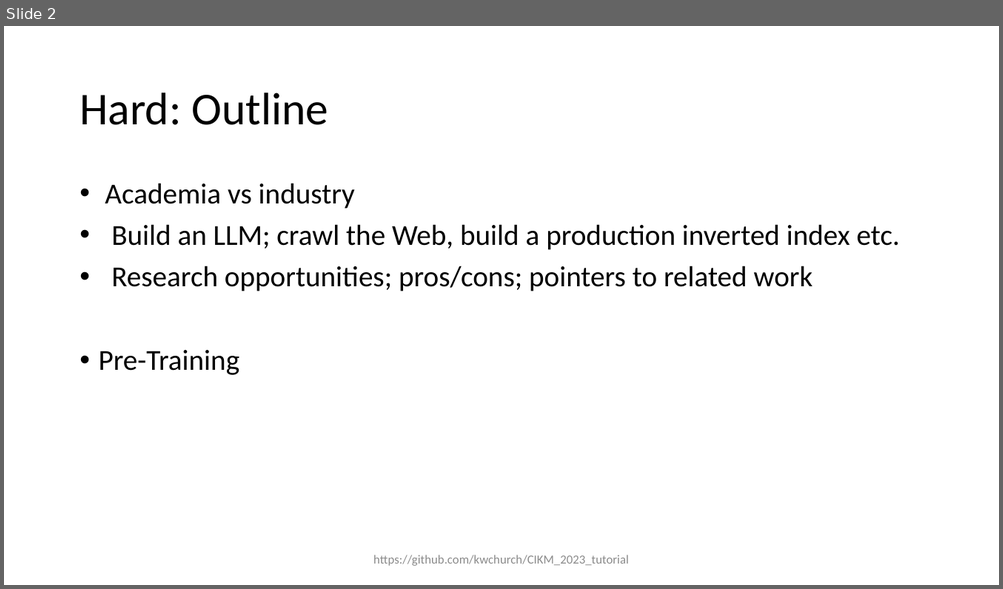
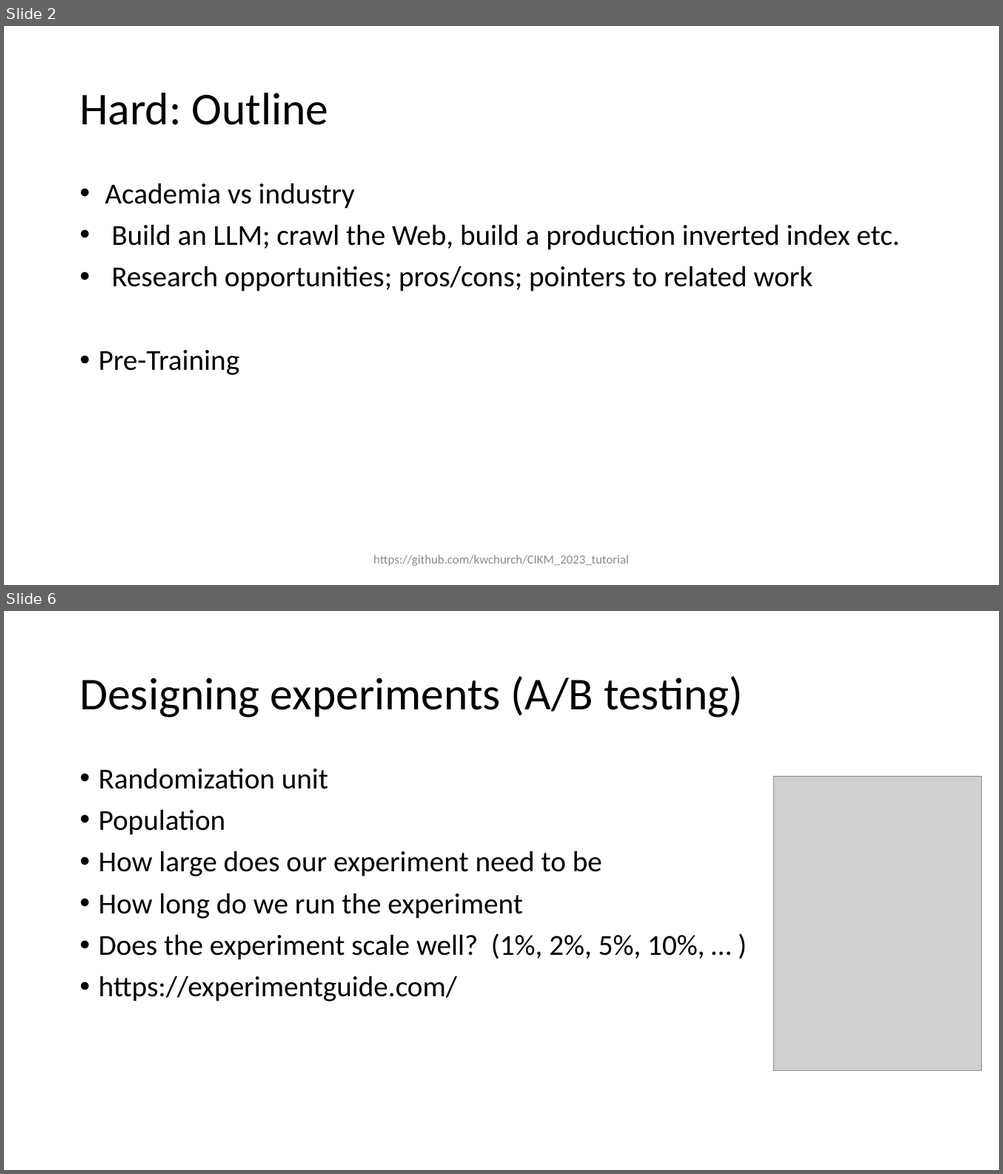
Before and after one commit to kwchurch/CIKM_2023_tutorial, a slide deck: slides/CIKM_Hard.pptx. Shown one above the other, each under a label of ours: slide 2 before the commit, slides 2 and 6 after it; the slides between them are not shown. The pictures are 1003x589 and 1003x1174 pixels, drawn with LibreOffice and Linux fonts; fonts in the diff are those of the drawing; grey boxes stand for pictures. Boxes give left, top, right and bottom in pixels: in the first picture for what was removed or moved away, otherwise in the second. Text is boxed around its words. In the diff, an @@ line names an element or a change of style, - is before the commit and + after.

```diff
--- a/slides/CIKM_Hard.pptx
+++ b/slides/CIKM_Hard.pptx
@@ slide 6 added at <box>4,611,999,1170</box>, background #FFFFFF @@
@@ title added at <box>79,676,743,718</box>, 44 pt, text #000000 @@
+Designing experiments (A/B testing)
@@ text added at <box>99,768,704,1002</box>, 28 pt, text #000000 @@
+• Randomization unit
+• Population
+• How large does our experiment need to be
+• How long do we run the experiment
+• Does the experiment scale well? (1%, 2%, 5%, 10%, … )
+• https://experimentguide.com/
@@ picture added at <box>774,777,982,1071</box> @@
```
Also in this commit, not shown: 4 other slides added, 10 other files.
